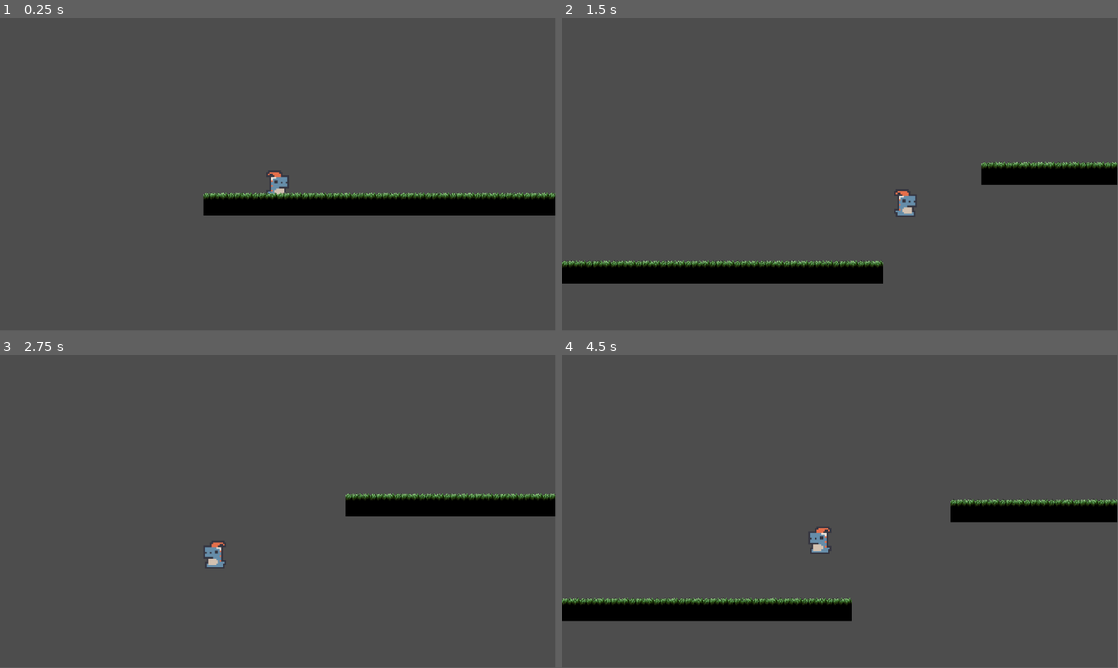
Above: before the commit, frames 1-4 (two rows, left to right).
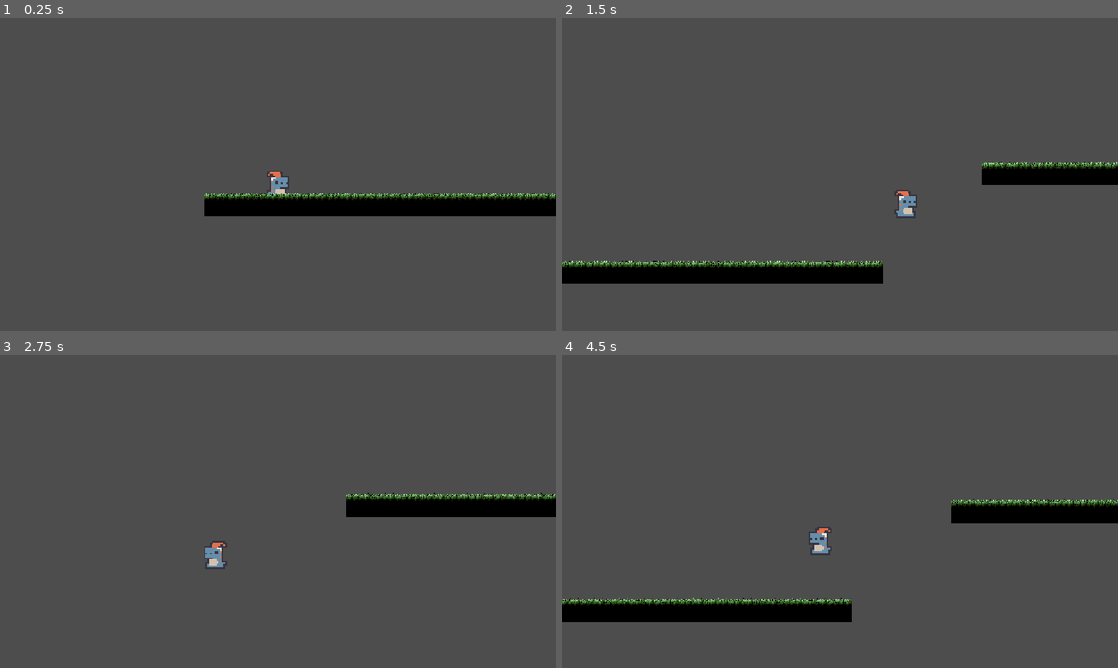
Above: after the commit, the same moments.

Repository: savageAryan/THE-RESOLUTION-WEEK-5
Game: Godot game, scene res://scenes/world.tscn
Two runs of this game, one before a commit and one after it. Both use one fixed random seed, a clock stepped at 60 frames per second and the inputs below. The project has no main scene, so this scene is started directly.
Inputs:
- Up to frame 1 (0.25 s): no input
- Up to frame 2 (1.5 s): tap Enter at 0.5 s; hold D (right) from 0.53 s (still down); tap Alt at 0.6 s; tap Space (jump) at 0.77 s; tap Shift at 1.35 s
- Up to frame 3 (2.75 s): tap Space (jump) at 1.52 s; release D (right) at 2.03 s; hold A (left) from 2.03 s (still down); tap Alt at 2.1 s
- Up to frame 4 (4.5 s): release A (left) at 2.78 s; hold D (right) 2.78-4.28 s; tap Shift at 2.85, 4.35 s; tap Space (jump) at 3.02, 3.77 s; tap Alt at 3.6 s; hold A (left) from 4.28 s (still down)
In our replay, the window is 799x449 before the commit and 800x450 after it. These sizes can differ from the game's own. Grey fills any space a smaller window leaves; there, only what the larger window draws over its background counts as a difference.

The runs differ from the first frame. In frame 1, 0.9% of the frame differs, in the area x 36-100%, y 49-64%; in frame 2, 1.1%; in frame 3, 0.6%; in frame 4, 1.4%, in the area x 0-100%, y 46-86%.

Commit message:
fixed api,setting up end scene

Diff:
--- a/project.godot
+++ b/project.godot
@@ -17,6 +17,10 @@
 [autoload]
 
 GameManager="*uid://bps5ve3wnqhby"
+
+[display]
+
+window/stretch/mode="canvas_items"
 
 [editor_plugins]
 
--- a/scenes/world.tscn
+++ b/scenes/world.tscn
@@ -235,19 +235,19 @@
 [node name="Node2D" type="Node2D" parent="." unique_id=769487903]
 
 [node name="Word" parent="." unique_id=680164542 groups=["words"] instance=ExtResource("6_qfnet")]
-position = Vector2(202, -8)
+position = Vector2(751, -151)
 
 [node name="Word2" parent="." unique_id=1529225310 groups=["words"] instance=ExtResource("6_qfnet")]
-position = Vector2(410, -87)
+position = Vector2(1624, -28)
 
 [node name="Word3" parent="." unique_id=2133760339 groups=["words"] instance=ExtResource("6_qfnet")]
 position = Vector2(670, 38)
 
 [node name="Word4" parent="." unique_id=397397402 groups=["words"] instance=ExtResource("6_qfnet")]
-position = Vector2(984, 17)
+position = Vector2(3088, 252)
 
 [node name="Word5" parent="." unique_id=1953959614 groups=["words"] instance=ExtResource("6_qfnet")]
-position = Vector2(1232, -115)
+position = Vector2(2175, 95)
 
 [node name="Area2D" type="Area2D" parent="." unique_id=795753156]
 
--- a/scripts/end.gd
+++ b/scripts/end.gd
@@ -1,5 +1,5 @@
 extends Control
-
+@onready var word_nodes = $GridContainer.get_children()
 
 var mixed_words = []
 var selected_words = []
@@ -11,4 +11,12 @@
 	mixed_words = collected + api_words
 	mixed_words.shuffle()
 
-	#show_words()
+	show_words()
+
+func show_words():
+	for i in range(min(mixed_words.size(),word_nodes.size())):
+		var btn = word_nodes
+		btn.text = mixed_words[i]
+
+		btn.modulate = Color(1,1,1)
+		btn.set_meta("selected", false)
--- a/scripts/word.gd
+++ b/scripts/word.gd
@@ -1,5 +1,6 @@
 
 extends Area2D
+@onready var dinosaur: CharacterBody2D = $"../dinosaur"
 
 var word = ""
 func set_word(w):
@@ -9,6 +10,7 @@
 
 func _on_body_entered(body: Node2D) -> void:
 	if body.is_in_group("dinosaur"):
+		dinosaur.velocity.y + 4
 		GameManager.collected_words.append(word)
 		print("Collected:",GameManager.collected_words)
 		queue_free()
--- a/scripts/wordb.gd
+++ b/scripts/wordb.gd
@@ -10,7 +10,7 @@
 
 
 func _pressed() -> void:
-	selected = !selected
+	var selected = get_meta("selected", false)
 
 	if selected:
 		modulate = Color(0, 1, 0)
--- a/scripts/world.gd
+++ b/scripts/world.gd
@@ -13,10 +13,11 @@
 	http_request.request(url)
 
 
+func _on_wordapi_requester_request_completed(result: int, response_code: int, headers: PackedStringArray, body: PackedByteArray) -> void:
+	print("called")
+	print(response_code)
+	print(body.get_string_from_utf8())
 
-
-
-func _on_wordapi_requester_request_completed(result: int, response_code: int, headers: PackedStringArray, body: PackedByteArray) -> void:
 	if response_code == 200:
 		words = JSON.parse_string(body.get_string_from_utf8())
 		print(words)
